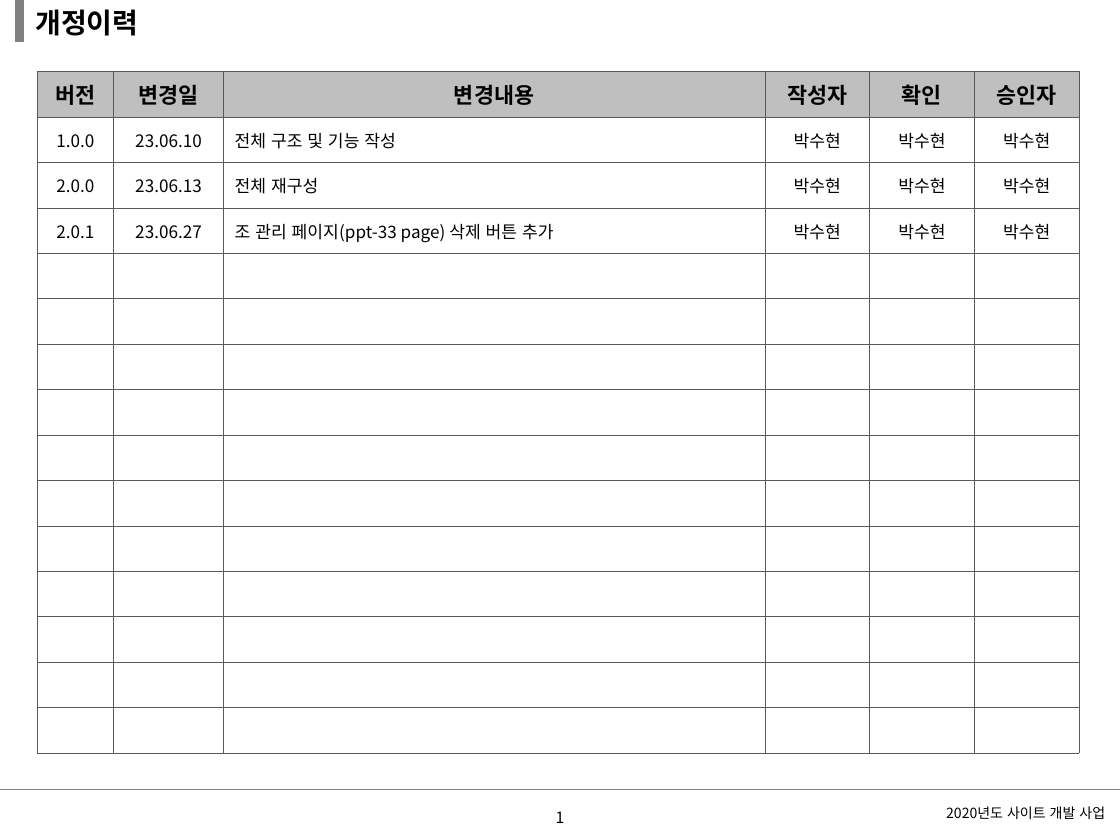
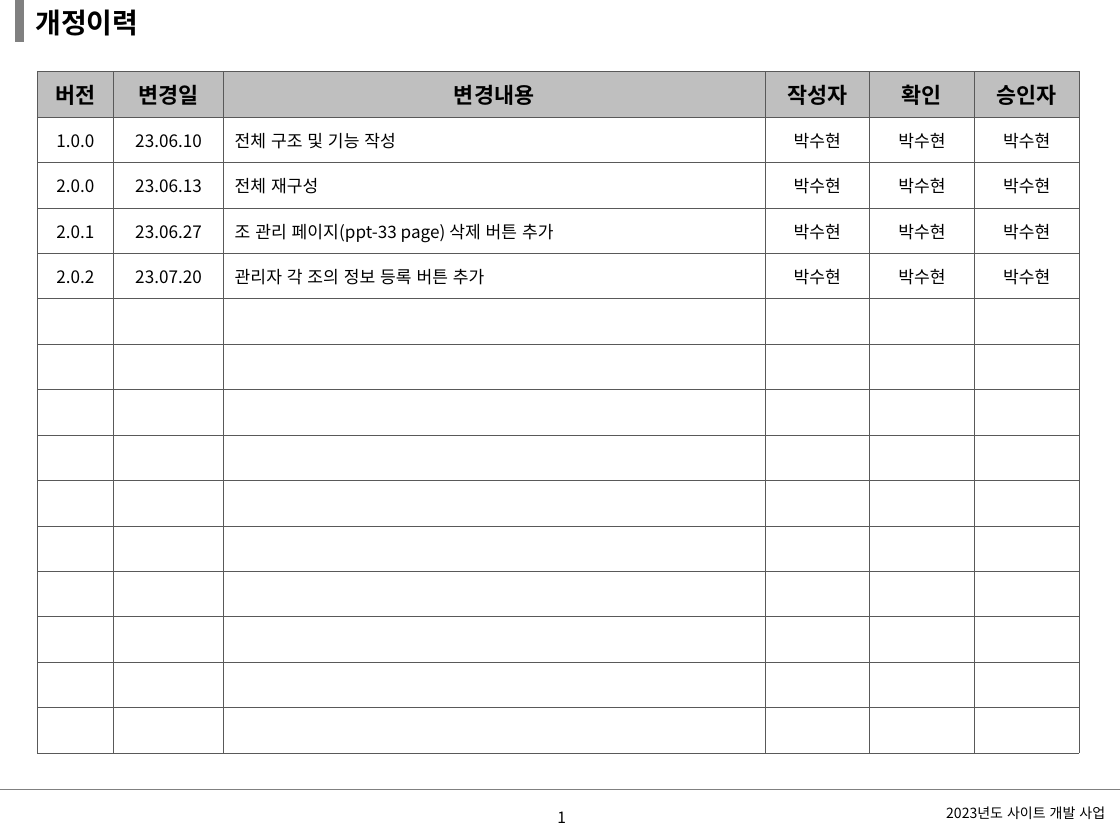
Before and after one commit to hyun5292/smart-tracking-game, a slide deck: slide 2 of client/public/assets/스마트한_추적놀이_스토리보드.pptx. Drawn at 1120x840 pixels with LibreOffice and Linux fonts; fonts in the diff are those of the drawing. Boxes give left, top, right and bottom in pixels: in the first picture for what was removed or moved away, otherwise in the second. Text is boxed around its words. In the diff, an @@ line names an element or a change of style, - is before the commit and + after.

Commit message:
PPT 수정
- 관리자 각 조별 정보 등록 버튼 추가

```diff
--- a/client/public/assets/스마트한_추적놀이_스토리보드.pptx
+++ b/client/public/assets/스마트한_추적놀이_스토리보드.pptx
@@ table at box(37, 72, 1080, 753) @@
+row 5: 2.0.2 | 23.07.20 | 관리자 각 조의 정보 등록 버튼 추가 | 박수현 | 박수현 | 박수현
-row 15:  |  |  |  |  | 
@@ text at box(946, 806, 1105, 819): text changed @@
-2020년도 사이트 개발 사업
+2023년도 사이트 개발 사업
```
Also in this commit, not shown: 1 other slide changed, 1 other file.
